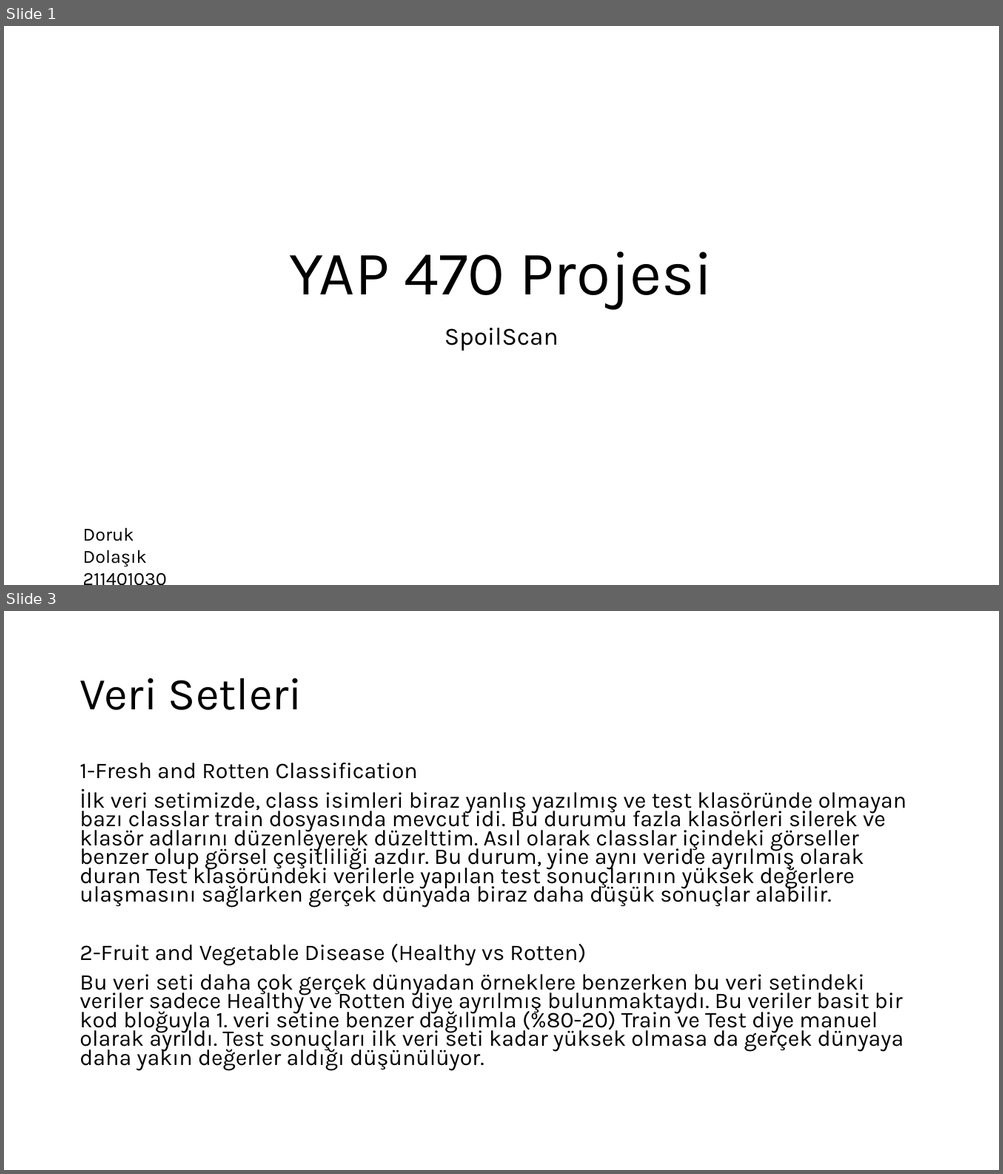
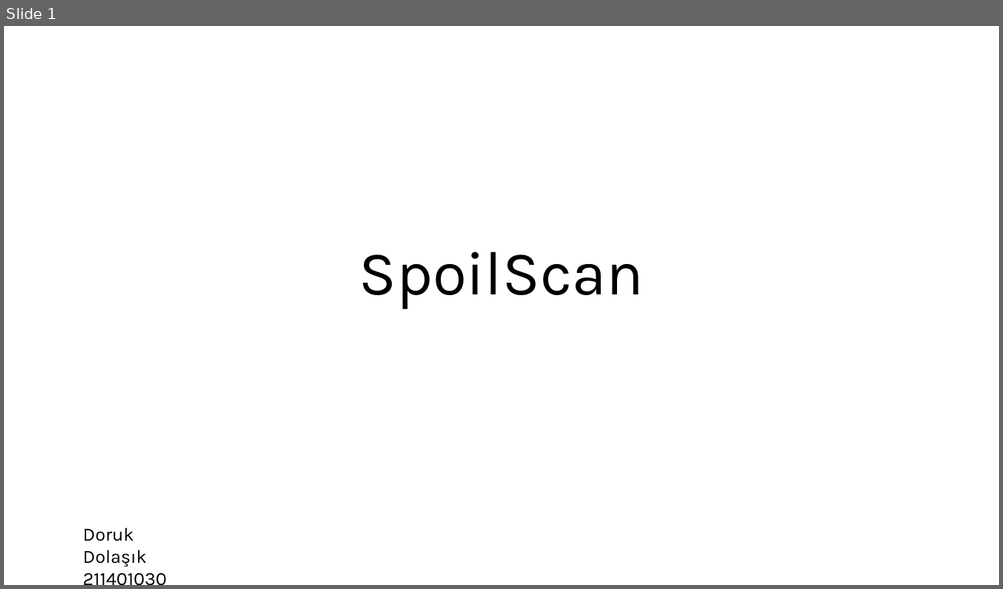
Before and after one commit to dorukdolas/SpoilScanFinal, a slide deck: Sunum.pptx. Shown one above the other, each under a label of ours: slides 1 and 3 before the commit, slide 1 after it; the slides between them are not shown. The pictures are 1003x1174 and 1003x589 pixels, drawn with LibreOffice and Linux fonts; fonts in the diff are those of the drawing. Boxes give left, top, right and bottom in pixels: in the first picture for what was removed or moved away, otherwise in the second. Text is boxed around its words. In the diff, an @@ line names an element or a change of style, - is before the commit and + after.

```diff
--- a/Sunum.pptx
+++ b/Sunum.pptx
@@ slide 3 removed at box(4, 611, 999, 1170), background #FFFFFF @@
@@ title removed at box(79, 678, 302, 710) @@
-Veri Setleri
@@ text removed at box(79, 763, 906, 1071) @@
-1-Fresh and Rotten Classification
-İlk veri setimizde, class isimleri biraz yanlış yazılmış ve test klasöründe olmayan bazı classlar train dosyasında mevcut idi. Bu durumu fazla klasörleri silerek ve klasör adlarını düzenleyerek düzelttim. Asıl olarak classlar içindeki görseller benzer olup görsel çeşitliliği azdır. Bu durum, yine aynı veride ayrılmış olarak duran Test klasöründeki verilerle yapılan test sonuçlarının yüksek değerlere ulaşmasını sağlarken gerçek dünyada biraz daha düşük sonuçlar alabilir.
-2-Fruit and Vegetable Disease (Healthy vs Rotten)
-Bu veri seti daha çok gerçek dünyadan örneklere benzerken bu veri setindeki veriler sadece Healthy ve Rotten diye ayrılmış bulunmaktaydı. Bu veriler basit bir kod bloğuyla 1. veri setine benzer dağılımla (%80-20) Train ve Test diye manuel olarak ayrıldı. Test sonuçları ilk veri seti kadar yüksek olmasa da gerçek dünyaya daha yakın değerler aldığı düşünülüyor.
@@ slide 1 changed as well @@
@@ title at box(358, 252, 643, 309): text changed @@
-YAP 470 Projesi
+SpoilScan
@@ subtitle removed at box(444, 328, 558, 351) @@
-SpoilScan
```
Also in this commit, not shown: 6 slides added, 4 other slides removed, 3 other files.
